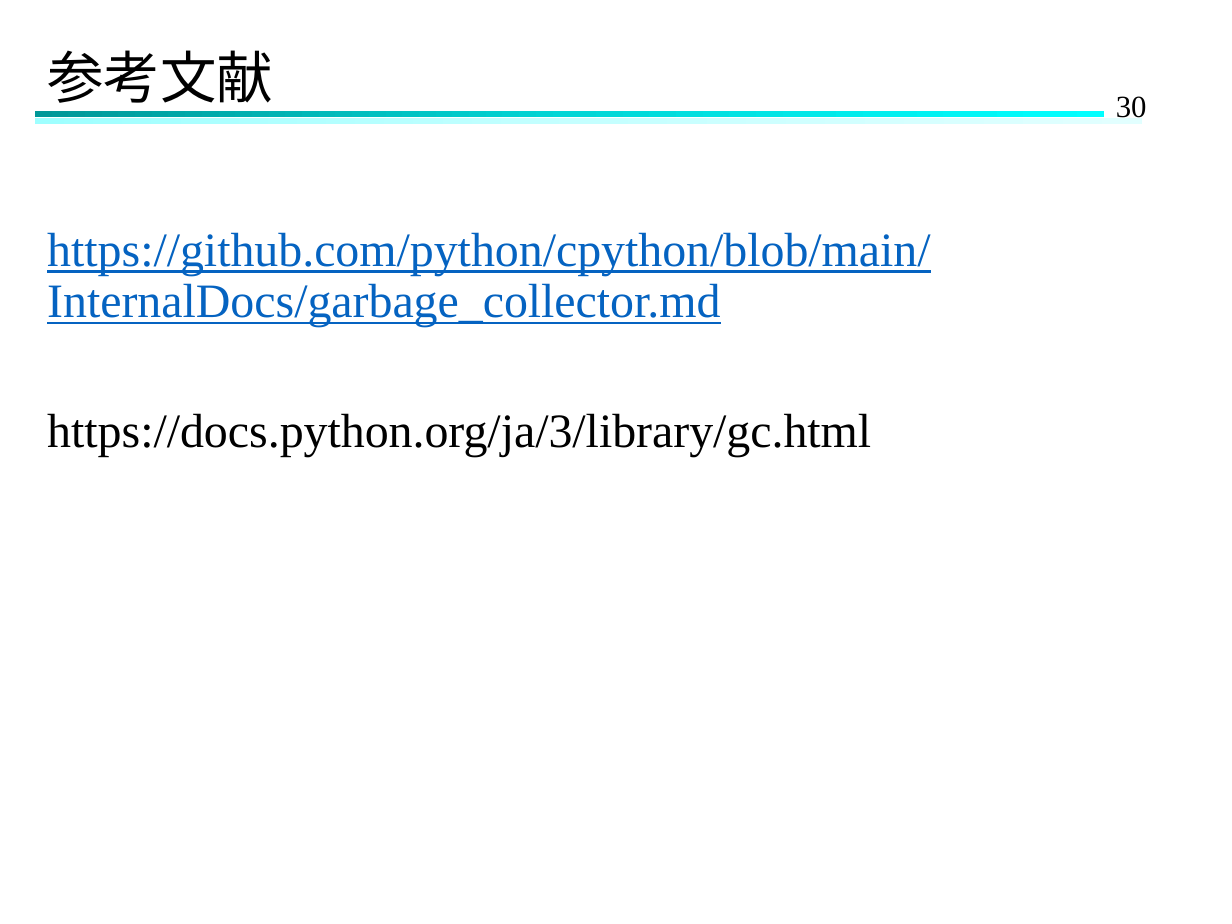
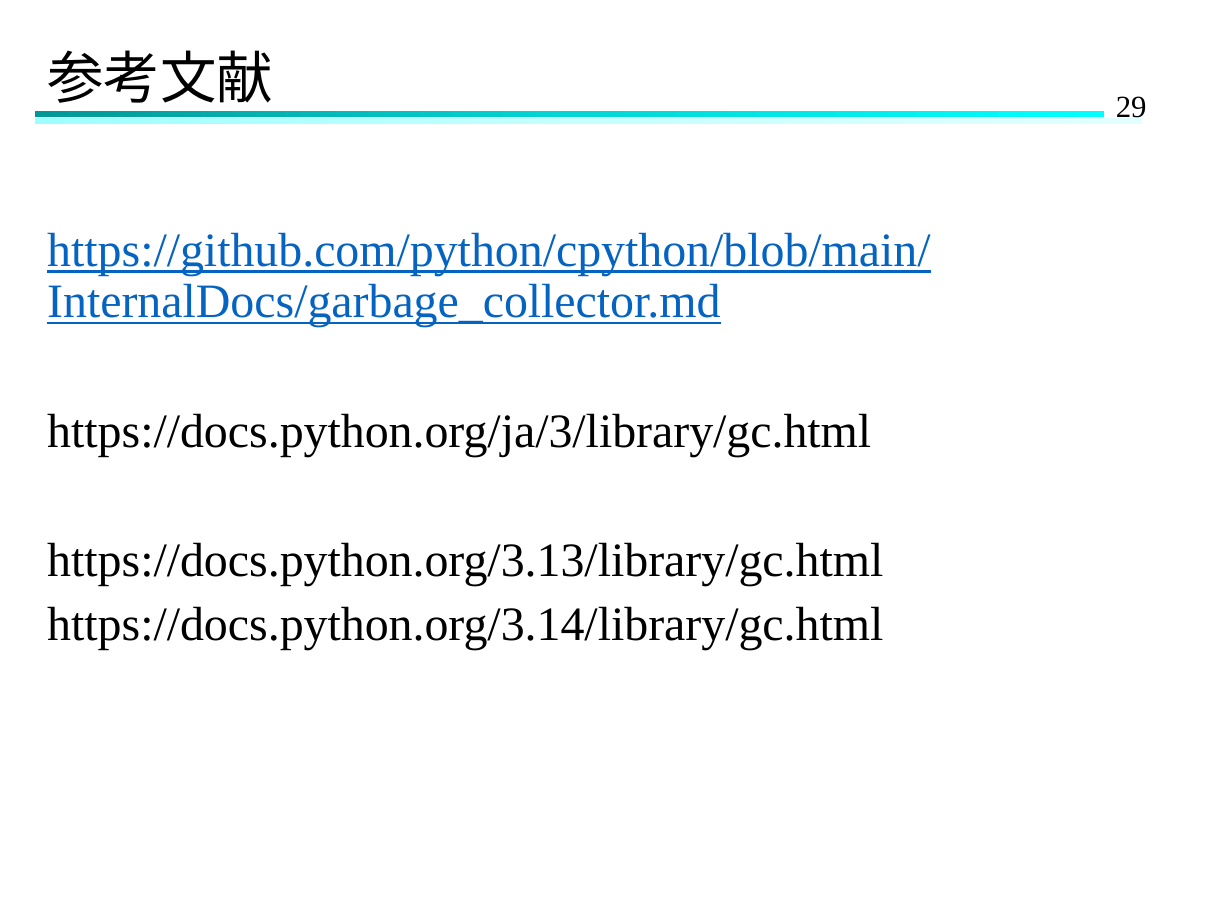
Before and after one commit to Hinata-Mikami/HinataMikami, a slide deck: slide 29 of 研究室関連/ゼミ/2024.11.27ゼミ.pptx (slide 30 before the commit). Drawn at 1232x924 pixels with LibreOffice and Linux fonts; fonts in the diff are those of the drawing. Boxes give left, top, right and bottom in pixels: in the first picture for what was removed or moved away, otherwise in the second. Text is boxed around its words. In the diff, an @@ line names an element or a change of style, - is before the commit and + after.

```diff
--- a/研究室関連/ゼミ/2024.11.27ゼミ.pptx
+++ b/研究室関連/ゼミ/2024.11.27ゼミ.pptx
@@ page number at [1116, 96, 1147, 118]: text changed @@
-30
+29
@@ text at [47, 542, 883, 650]: paragraphs added @@
+https://docs.python.org/3.13/library/gc.html
+https://docs.python.org/3.14/library/gc.html
```
Also in this commit, not shown: 15 other slides changed, 1 slide removed.
